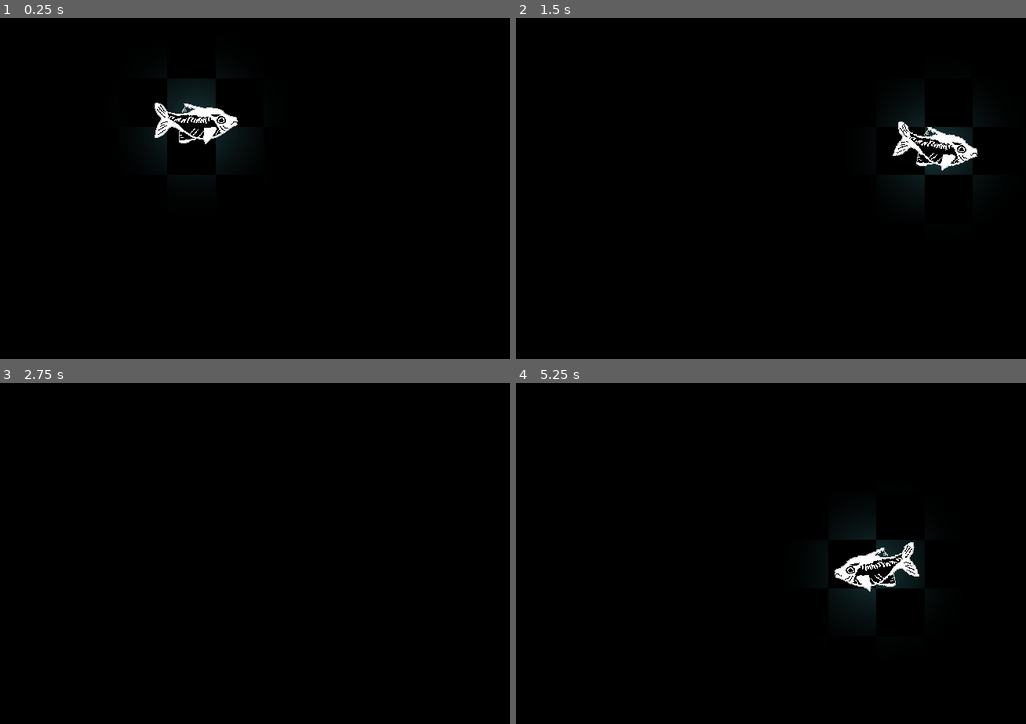
Above: before the commit, frames 1-4 (two rows, left to right).
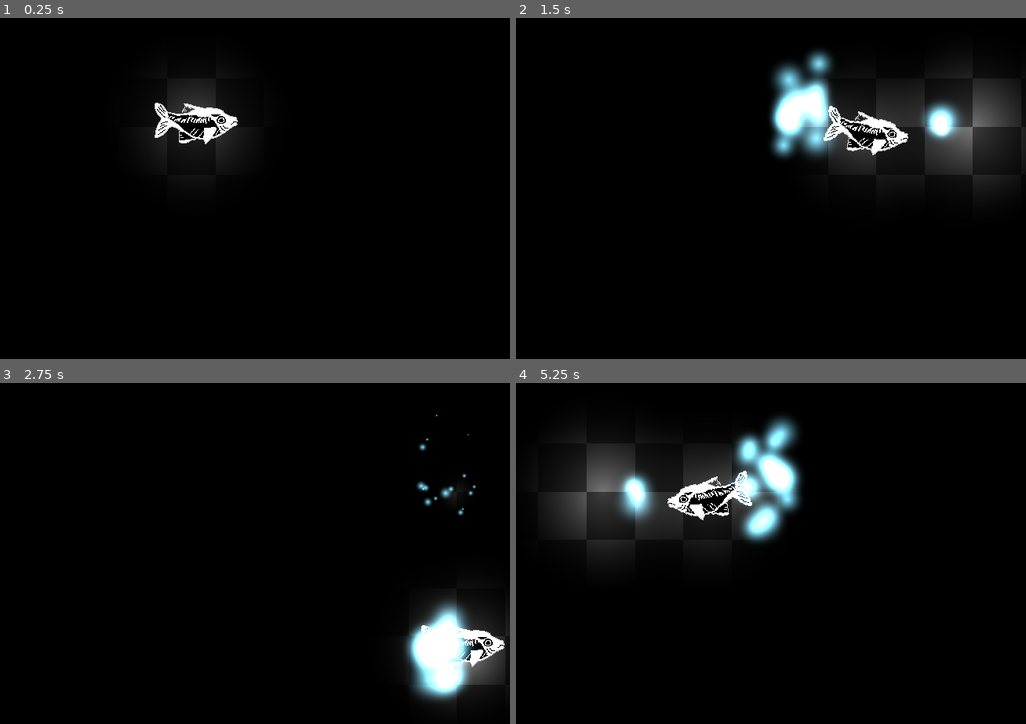
Above: after the commit, the same moments.

Repository: EdmarDev/ld57
Game: Godot game, scene res://main.tscn
The game is run twice, just before and just after one commit, with the same random seed, the same clock (stepped at 60 frames per second) and the same inputs.
Inputs:
- Up to frame 1 (0.25 s): no input
- Up to frame 2 (1.5 s): tap Enter at 0.5 s; hold D (move_right) 0.53-1.28 s; tap Space (spit, bound only after the commit) at 0.6, 1.35 s; hold S (move_down) from 1.28 s (still down)
- Up to frame 3 (2.75 s): release S (move_down) at 2.03 s; hold D (move_right) from 2.03 s (still down); tap Space (spit, bound only after the commit) at 2.1 s
- Up to frame 4 (5.25 s): release D (move_right) at 2.78 s; hold W (move_up) 2.78-3.53 s; tap Space (spit, bound only after the commit) every 0.75 s from 2.85 to 5.1 s; hold A (move_left) 3.53-5.03 s; hold S (move_down) from 5.03 s (still down)

The runs differ from the first frame. In frame 1, 0.4% of the frame differs, in the area x 32-45%, y 21-39%; in frame 2, 11%; in frame 3, 4.9%; in frame 4, 13%, in the area x 5-80%, y 9-66%.

Commit message:
feat: add spitting light

Diff:
--- /dev/null
+++ b/player/light_burst.tscn
@@ -0,0 +1,165 @@
+[gd_scene load_steps=11 format=3 uid="uid://r3yjq0u5bd32"]
+
+[ext_resource type="Texture2D" uid="uid://c7pdtdnxqyteu" path="res://player/light_particle_texture.tres" id="1_0itj5"]
+
+[sub_resource type="Gradient" id="Gradient_14j7k"]
+offsets = PackedFloat32Array(0, 0.733766)
+colors = PackedColorArray(1, 1, 1, 1, 0, 0, 0, 0)
+
+[sub_resource type="GradientTexture2D" id="GradientTexture2D_0itj5"]
+gradient = SubResource("Gradient_14j7k")
+width = 192
+height = 192
+fill = 1
+fill_from = Vector2(0.5, 0.5)
+
+[sub_resource type="CanvasItemMaterial" id="CanvasItemMaterial_el87l"]
+blend_mode = 1
+light_mode = 1
+
+[sub_resource type="Curve" id="Curve_tnx6b"]
+_data = [Vector2(0.0147059, 0), 0.0, 0.0, 0, 0, Vector2(0.102941, 0.696629), 0.149082, 0.149082, 0, 0, Vector2(0.551471, 0.483146), -0.739398, -2.48315, 0, 0, Vector2(1, 0), -0.241278, 0.0, 0, 0]
+point_count = 4
+
+[sub_resource type="CurveTexture" id="CurveTexture_cv3bs"]
+curve = SubResource("Curve_tnx6b")
+
+[sub_resource type="ParticleProcessMaterial" id="ParticleProcessMaterial_xhqwm"]
+particle_flag_disable_z = true
+spread = 90.0
+initial_velocity_min = 25.0
+initial_velocity_max = 125.0
+gravity = Vector3(0, 0, 0)
+radial_accel_min = -75.0
+radial_accel_max = -10.0
+tangential_accel_min = -10.0
+tangential_accel_max = 10.0
+damping_min = 20.0
+damping_max = 30.0
+scale_min = 0.4
+scale_max = 0.5
+scale_curve = SubResource("CurveTexture_cv3bs")
+
+[sub_resource type="Animation" id="Animation_el87l"]
+length = 0.001
+tracks/0/type = "value"
+tracks/0/imported = false
+tracks/0/enabled = true
+tracks/0/path = NodePath("PointLight2D:texture_scale")
+tracks/0/interp = 1
+tracks/0/loop_wrap = true
+tracks/0/keys = {
+"times": PackedFloat32Array(0),
+"transitions": PackedFloat32Array(1),
+"update": 0,
+"values": [1.5]
+}
+tracks/1/type = "value"
+tracks/1/imported = false
+tracks/1/enabled = true
+tracks/1/path = NodePath("GPUParticles2D:emitting")
+tracks/1/interp = 1
+tracks/1/loop_wrap = true
+tracks/1/keys = {
+"times": PackedFloat32Array(0),
+"transitions": PackedFloat32Array(1),
+"update": 1,
+"values": [false]
+}
+tracks/2/type = "value"
+tracks/2/imported = false
+tracks/2/enabled = true
+tracks/2/path = NodePath("PointLight2D:energy")
+tracks/2/interp = 1
+tracks/2/loop_wrap = true
+tracks/2/keys = {
+"times": PackedFloat32Array(0),
+"transitions": PackedFloat32Array(1),
+"update": 0,
+"values": [5.0]
+}
+
+[sub_resource type="Animation" id="Animation_0itj5"]
+resource_name = "fade_light"
+length = 1.5
+tracks/0/type = "value"
+tracks/0/imported = false
+tracks/0/enabled = true
+tracks/0/path = NodePath("PointLight2D:texture_scale")
+tracks/0/interp = 1
+tracks/0/loop_wrap = true
+tracks/0/keys = {
+"times": PackedFloat32Array(0, 1.5),
+"transitions": PackedFloat32Array(1, 1),
+"update": 0,
+"values": [1.5, 0.2]
+}
+tracks/1/type = "value"
+tracks/1/imported = false
+tracks/1/enabled = true
+tracks/1/path = NodePath("GPUParticles2D:emitting")
+tracks/1/interp = 1
+tracks/1/loop_wrap = true
+tracks/1/keys = {
+"times": PackedFloat32Array(0),
+"transitions": PackedFloat32Array(1),
+"update": 1,
+"values": [true]
+}
+tracks/2/type = "method"
+tracks/2/imported = false
+tracks/2/enabled = true
+tracks/2/path = NodePath(".")
+tracks/2/interp = 1
+tracks/2/loop_wrap = true
+tracks/2/keys = {
+"times": PackedFloat32Array(1.5),
+"transitions": PackedFloat32Array(1),
+"values": [{
+"args": [],
+"method": &"queue_free"
+}]
+}
+tracks/3/type = "value"
+tracks/3/imported = false
+tracks/3/enabled = true
+tracks/3/path = NodePath("PointLight2D:energy")
+tracks/3/interp = 1
+tracks/3/loop_wrap = true
+tracks/3/keys = {
+"times": PackedFloat32Array(0, 1.5),
+"transitions": PackedFloat32Array(1, 1),
+"update": 0,
+"values": [5.0, 1.0]
+}
+
+[sub_resource type="AnimationLibrary" id="AnimationLibrary_tnx6b"]
+_data = {
+&"RESET": SubResource("Animation_el87l"),
+&"fade_light": SubResource("Animation_0itj5")
+}
+
+[node name="LightBurst" type="Node2D"]
+
+[node name="PointLight2D" type="PointLight2D" parent="."]
+position = Vector2(45, 0)
+energy = 5.0
+texture = SubResource("GradientTexture2D_0itj5")
+texture_scale = 1.5
+
+[node name="GPUParticles2D" type="GPUParticles2D" parent="."]
+material = SubResource("CanvasItemMaterial_el87l")
+emitting = false
+amount = 16
+texture = ExtResource("1_0itj5")
+lifetime = 1.5
+one_shot = true
+explosiveness = 0.8
+randomness = 0.2
+process_material = SubResource("ParticleProcessMaterial_xhqwm")
+
+[node name="AnimationPlayer" type="AnimationPlayer" parent="."]
+libraries = {
+&"": SubResource("AnimationLibrary_tnx6b")
+}
+autoplay = "fade_light"
--- /dev/null
+++ b/player/light_particle_texture.tres
@@ -0,0 +1,13 @@
+[gd_resource type="GradientTexture2D" load_steps=2 format=3 uid="uid://c7pdtdnxqyteu"]
+
+[sub_resource type="Gradient" id="Gradient_oe8ih"]
+interpolation_mode = 2
+colors = PackedColorArray(0.51, 0.885667, 1, 1, 0, 0, 0, 0)
+
+[resource]
+gradient = SubResource("Gradient_oe8ih")
+width = 256
+height = 256
+fill = 1
+fill_from = Vector2(0.5, 0.5)
+fill_to = Vector2(0.85, 0.85)
--- a/player/player.gd
+++ b/player/player.gd
@@ -8,7 +8,15 @@
 var _look_tween: Tween
 var _look_angle := 15
 
-@onready var _sprite = %Sprite as Sprite2D
+var _light_burst := load("res://player/light_burst.tscn") as PackedScene
+
+@onready var _sprite := %Sprite as Sprite2D
+@onready var _spit_pos := %SpitPosition as Marker2D
+
+func _process(_delta):
+	if Input.is_action_just_pressed("spit"):
+		_spit_light()
+
 
 func _physics_process(delta: float):
 	var direction = Input.get_vector("move_left", "move_right", "move_up", "move_down")
@@ -39,8 +47,18 @@
 
 	move_and_slide()
 
+
 func _tween_look_at(angle: float):
 	if !!_look_tween:
 			_look_tween.kill()
 	_look_tween = create_tween()
 	_look_tween.tween_property(_sprite, "rotation", deg_to_rad(angle), _look_tween_duration)
+
+
+func _spit_light():
+	var burst := _light_burst.instantiate() as Node2D
+	get_parent().add_child(burst)
+	burst.global_position = _spit_pos.global_position
+	if _flipped:
+		burst.scale.x = -1
+	velocity = Vector2.ZERO
--- a/player/player.tscn
+++ b/player/player.tscn
@@ -30,6 +30,10 @@
 unique_name_in_owner = true
 texture = ExtResource("2_g1dw6")
 
+[node name="SpitPosition" type="Marker2D" parent="Sprite"]
+unique_name_in_owner = true
+position = Vector2(89, -7)
+
 [node name="CollisionShape2D" type="CollisionShape2D" parent="."]
 position = Vector2(20, -1)
 shape = SubResource("CircleShape2D_1bvp3")
--- a/project.godot
+++ b/project.godot
@@ -48,6 +48,11 @@
 , Object(InputEventKey,"resource_local_to_scene":false,"resource_name":"","device":-1,"window_id":0,"alt_pressed":false …(186 unchanged characters)…
 ]
 }
+spit={
+"deadzone": 0.2,
+"events": [Object(InputEventKey,"resource_local_to_scene":false,"resource_name":"","device":-1,"window_id":0,"alt_pressed":false,"shift_pressed":false,"ctrl_pressed":false,"meta_pressed":false,"pressed":false,"keycode":0,"physical_keycode":32,"key_label":0,"unicode":32,"location":0,"echo":false,"script":null)
+]
+}
 
 [rendering]
 
Binary file changed: test-bg.png
